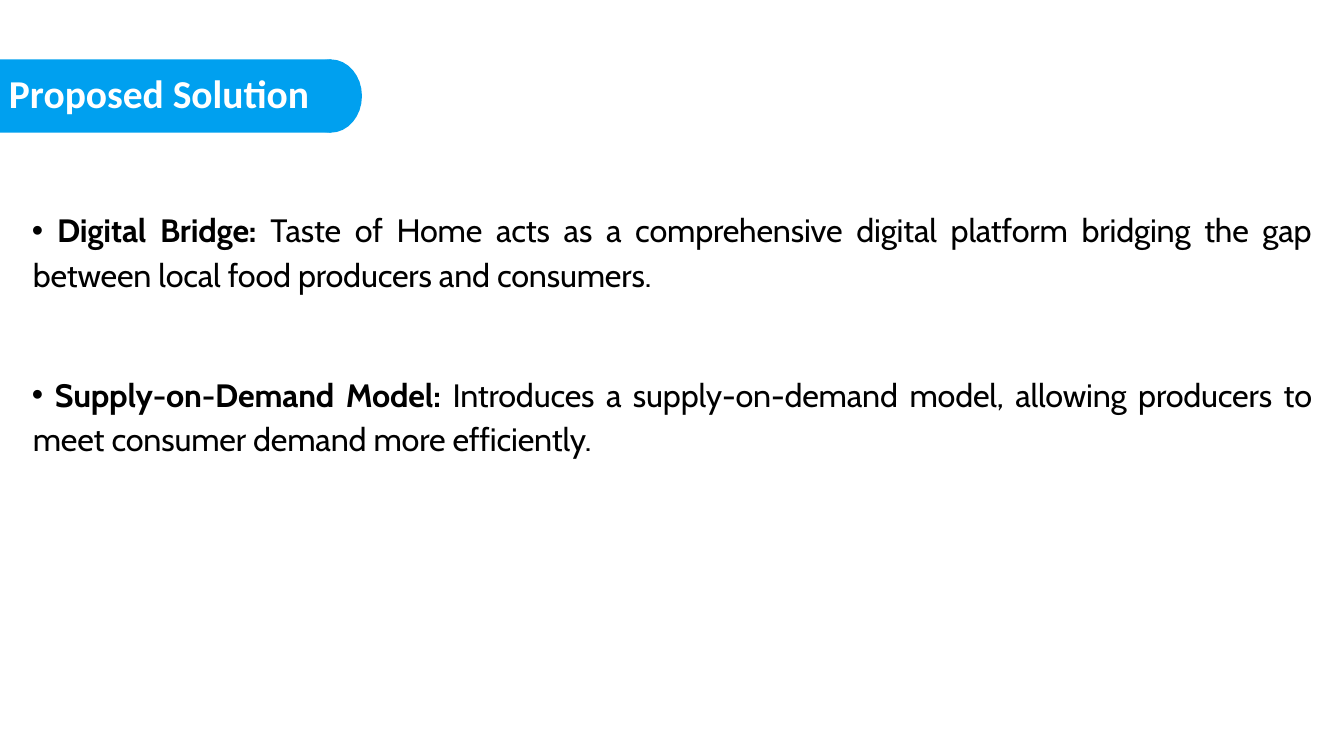
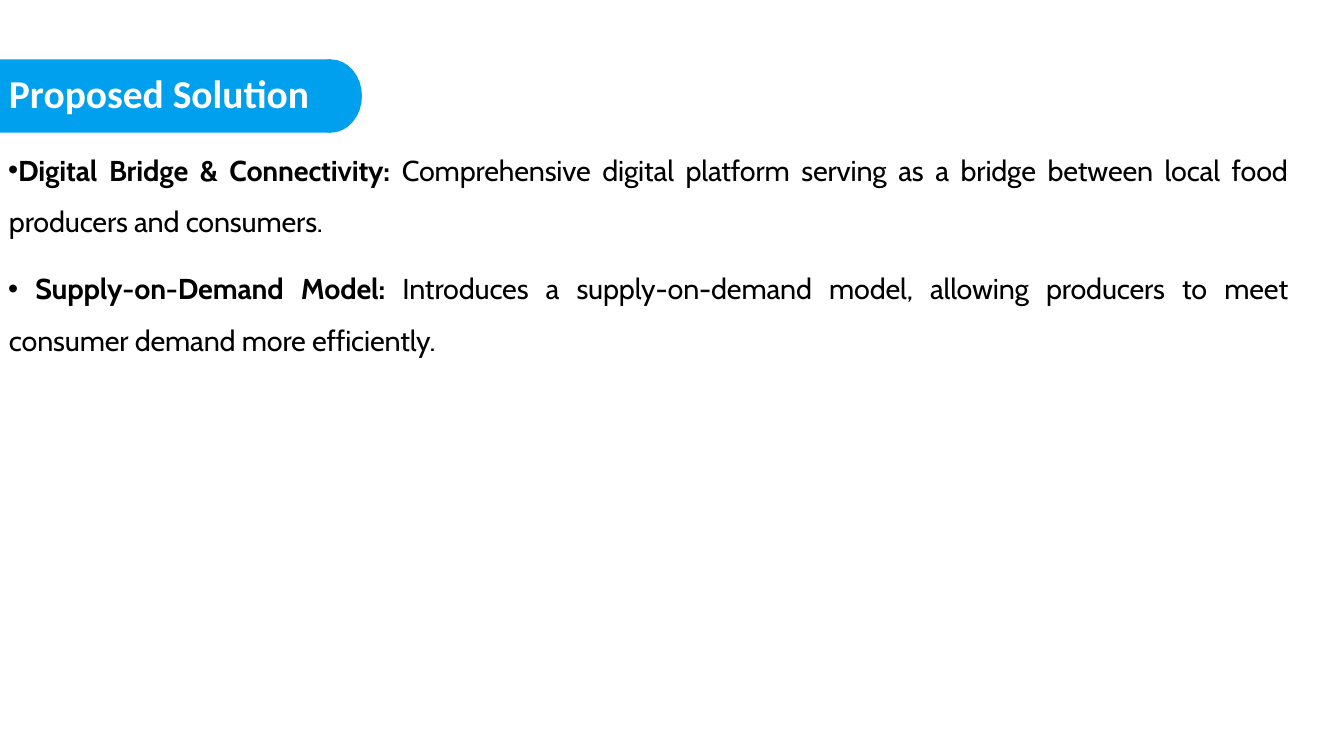
Before and after one commit to nisarggandhi21/Taste-of-Home, a slide deck: slide 4 of Taste-of-Home.pptx. Drawn at 1344x756 pixels with LibreOffice and Linux fonts; fonts in the diff are those of the drawing; background and template pictures are left out. Boxes give left, top, right and bottom in pixels: in the first picture for what was removed or moved away, otherwise in the second. Text is boxed around its words. In the diff, an @@ line names an element or a change of style, - is before the commit and + after.

```diff
--- a/Taste-of-Home.pptx
+++ b/Taste-of-Home.pptx
@@ text "Digital Bridge & Connectivity: Comprehensive ...": place and size @@
-text "Digital Bridge & Connectivity: Comprehensive ..." at [33,217,1312,459]
+text "Digital Bridge & Connectivity: Comprehensive ..." at [9,159,1288,358]
@@ text at [9,159,1288,239]: text changed; size 36 to 32 pt @@
-• Digital Bridge: Taste of Home acts as a comprehensive digital platform bridging the gap between local food producers and consumers.
+• Digital Bridge & Connectivity: Comprehensive digital platform serving as a bridge between local food producers and consumers.
@@ text at [9,277,1288,358]: size 36 to 32 pt in "Supply-on-Demand Model: Introduces a supply-on-demand model, ..."; line spacing 1.15 to 1.5 @@
```
Also in this commit, not shown: 14 other slides changed, 3 slides added, 1 slide removed, 20 other files.
